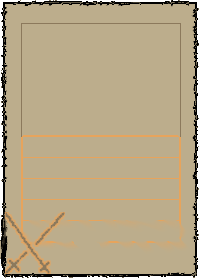
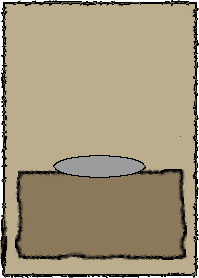
Layers edited between the first and the second 199x278 image:
hid "ATTACK" over box(5, 212, 65, 274)
added layer "banner" above "potatoes.png copy" over box(53, 155, 146, 178)
added group "Layer Group" with 2 layers above "choices" over box(15, 169, 187, 260)
added layer "description border" in group "Layer Group" over box(15, 169, 187, 260)
added layer "description" in group "Layer Group" over box(18, 172, 184, 257)
hid "choices" over box(21, 135, 187, 255)
hid "inner border" over box(21, 23, 181, 137)
